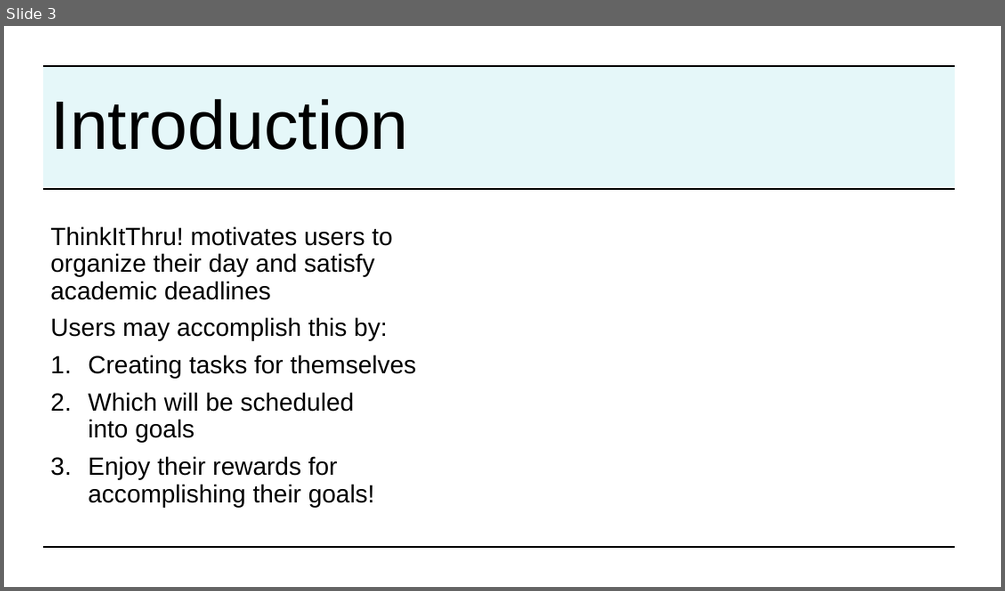
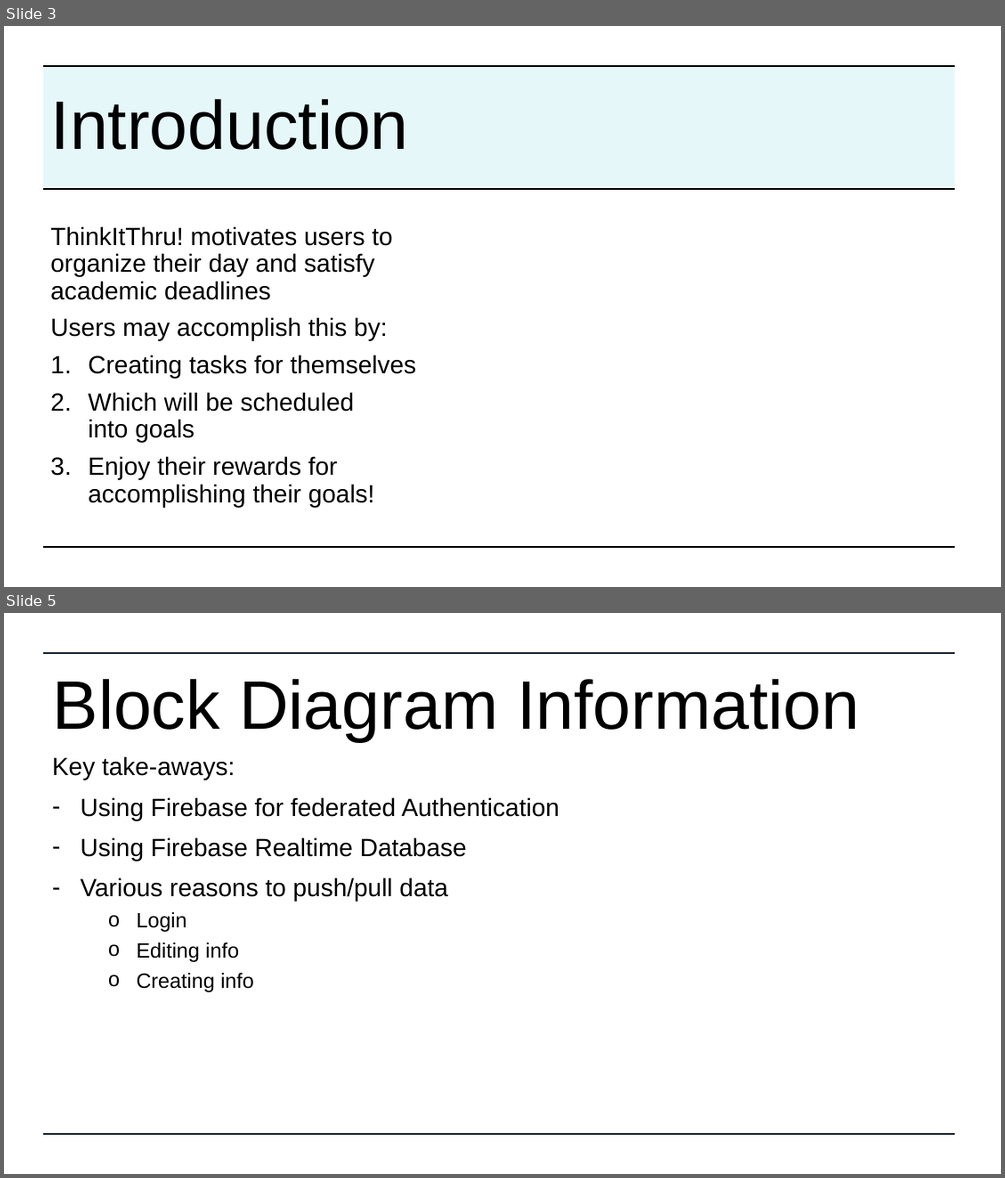
Before and after one commit to lwright249/ThinkItThru, a slide deck: Documentation/DiagramPresentation.pptx. Shown one above the other, each under a label of ours: slide 3 before the commit, slides 3 and 5 after it; the slides between them are not shown. The pictures are 1005x591 and 1005x1178 pixels, drawn with LibreOffice and Linux fonts; fonts in the diff are those of the drawing; background and template pictures are left out. Boxes give left, top, right and bottom in pixels: in the first picture for what was removed or moved away, otherwise in the second. Text is boxed around its words. In the diff, an @@ line names an element or a change of style, - is before the commit and + after.

```diff
--- a/Documentation/DiagramPresentation.pptx
+++ b/Documentation/DiagramPresentation.pptx
@@ slide 5 added at (4,613,1001,1174), background #FFFFFF @@
@@ line added from (44, 653) to (955, 653), #182230 2.25 pt @@
@@ text added at (53,679,859,741), 66 pt, text #000000 @@
+Block Diagram Information
@@ text added at (52,756,559,992), 24 pt, text #000000 @@
+Key take-aways:
+– Using Firebase for federated Authentication
+– Using Firebase Realtime Database
+– Various reasons to push/pull data
+  o Login
+  o Editing info
+  o Creating info
@@ line added from (44, 1134) to (955, 1134), #182230 2.25 pt @@
```
Also in this commit, not shown: 1 slide changed, 4 other slides added, 7 slides removed.
